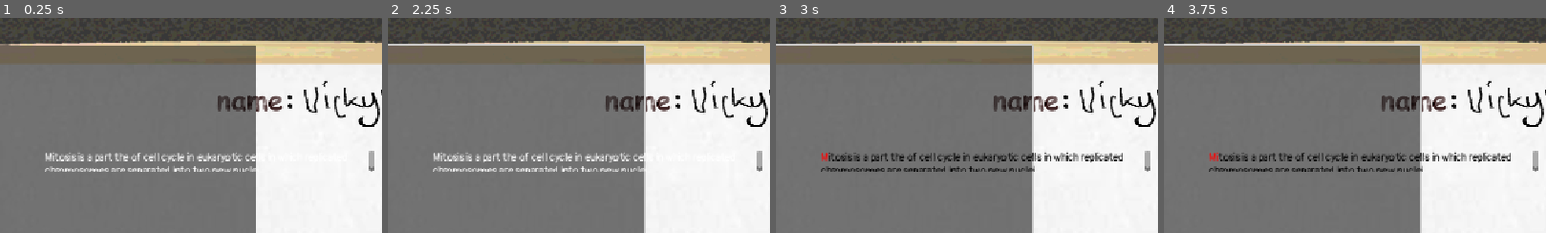
Above: before the commit, frames 1-4 (left to right).
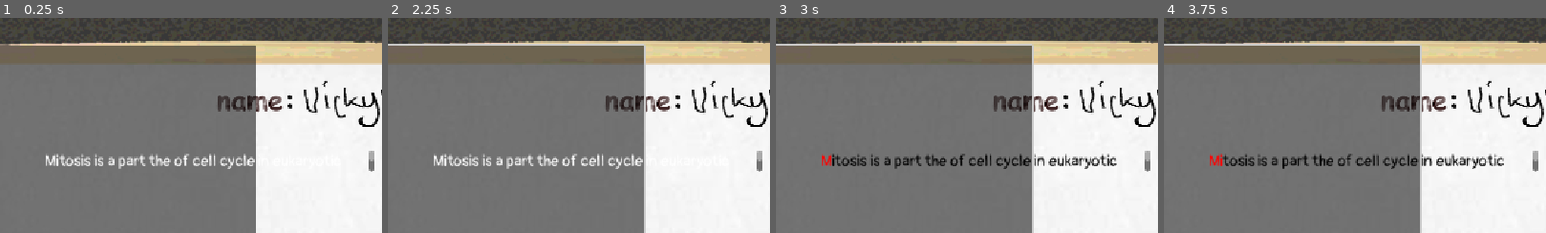
Above: after the commit, the same moments.

Repository: Vick-St3r/haven-keyboard
Game: Godot game, scene res://scenes/main_game.tscn
Two runs of this game, one before a commit and one after it. Both use one fixed random seed, a clock stepped at 60 frames per second and the inputs below.
Inputs (mouse positions are % of the whole screen's width and height, from its top left):
- Up to frame 1 (0.25 s): no input
- Up to frame 2 (2.25 s): click (33, 34) at 0.52 s; type "Alex" at 0.6 s; tap Enter at 1.25 s; move the mouse to (72, 45) at 1.27 s; click (72, 45) at 1.42 s; tap Space at 2 s; move the mouse to (30, 55) at 2.02 s; click (30, 55) at 2.17 s
- Up to frame 3 (3 s): tap Enter at 2.75 s; move the mouse to (60, 28) at 2.77 s; click (60, 28) at 2.92 s
- Up to frame 4 (3.75 s): tap Space at 3.5 s; move the mouse to (45, 70) at 3.52 s; click (45, 70) at 3.67 s
The pictures show only the part of the screen within x 24-74%, y 0-50%; the shares and areas given below are measured in that part.

The runs differ from the first frame. In frame 1, 2.8% of the frame differs, in the area x 11-98%, y 62-72%; in frame 2, 2.8%; in frame 3, 3.6%; in frame 4, 3.7%.

Commit message:
Change font size

Diff:
--- a/scenes/main_game.tscn
+++ b/scenes/main_game.tscn
@@ -37,6 +37,7 @@
 offset_right = 838.0
 offset_bottom = 233.0
 theme_override_fonts/normal_font = ExtResource("2_72e8q")
+theme_override_font_sizes/normal_font_size = 24
 bbcode_enabled = true
 
 [node name="Camera2D" parent="." unique_id=306515462 instance=ExtResource("5_ipu61")]
--- a/scripts/main_game.gd
+++ b/scripts/main_game.gd
@@ -49,7 +49,7 @@
 	# update text label
 	targetTextDisplay.clear()
 	# check if typed text matches
-	for i in textedit.text.length():
+	for i in min(textedit.text.length(), targetText.length()):
 		if textedit.text[i] == targetText[i]:
 			targetTextDisplay.push_color(Color.GREEN)
 		else:
@@ -60,8 +60,6 @@
 	targetTextDisplay.push_color(Color.BLACK)
 	targetTextDisplay.add_text(targetText.substr(textedit.text.length()))
 
-
-
 	if textedit.text == targetText:
 		if !badSentenceDone:
 			targetText = originalSentences[curSentence] + "."
